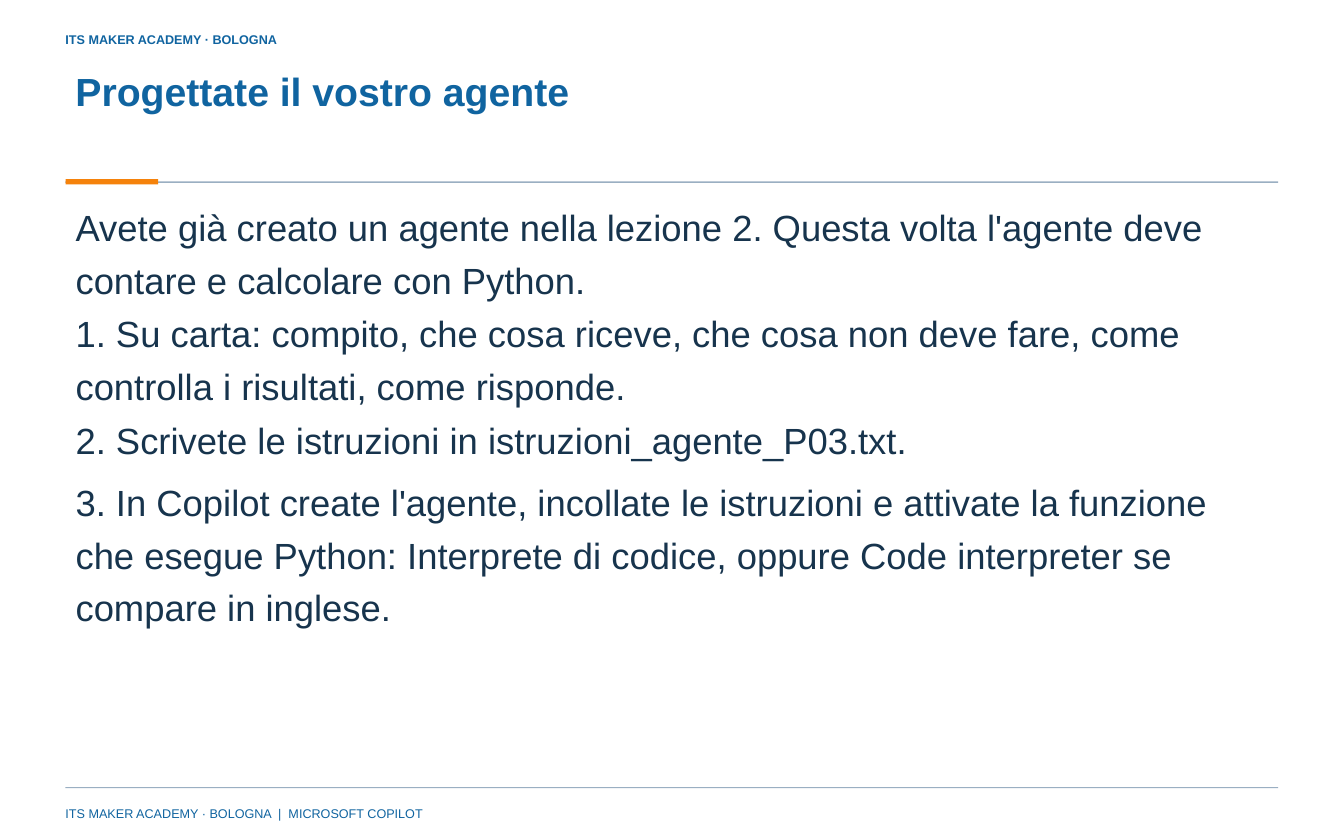
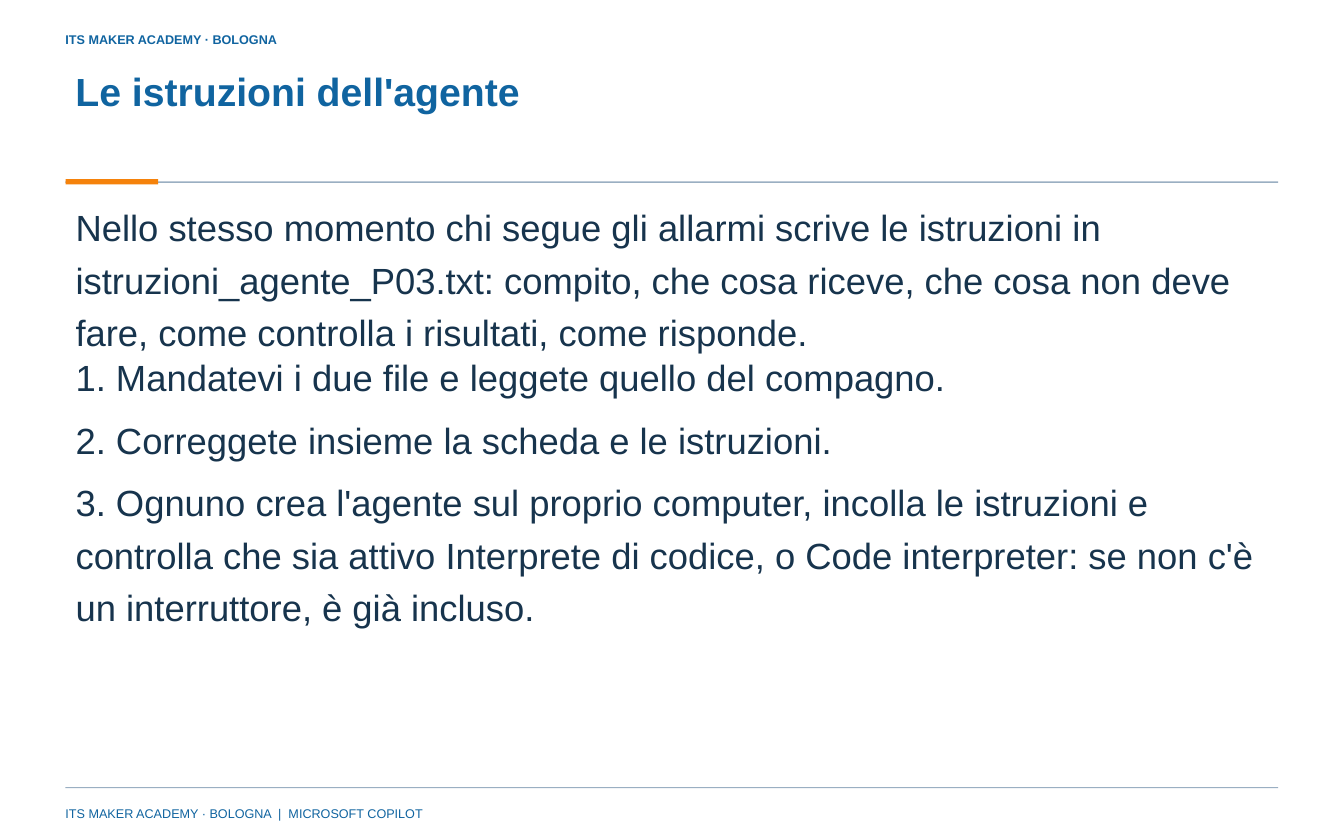
Before and after one commit to franzo9393/ITSCorso_UnslothStudio-Git, a slide deck: slide 12 of lezione 3 - RAG e calcolo deterministico/Lezione3_Blocco_appunti_e_agente_Python_P03_ITS_MAKER.pptx (slide 13 before the commit). Drawn at 1344x840 pixels with LibreOffice and Linux fonts; fonts in the diff are those of the drawing; background and template pictures are left out. Boxes give left, top, right and bottom in pixels: in the first picture for what was removed or moved away, otherwise in the second. Text is boxed around its words. In the diff, an @@ line names an element or a change of style, - is before the commit and + after.

```diff
--- a/lezione 3 - RAG e calcolo deterministico/Lezione3_Blocco_appunti_e_agente_Python_P03_ITS_MAKER.pptx
+++ b/lezione 3 - RAG e calcolo deterministico/Lezione3_Blocco_appunti_e_agente_Python_P03_ITS_MAKER.pptx
@@ title at [75, 77, 520, 114]: text changed @@
-Progettate il vostro agente
+Le istruzioni dell'agente
@@ text at [76, 214, 1230, 354]: text changed @@
-1. Su carta: compito, che cosa riceve, che cosa non deve fare, come controlla i risultati, come risponde.
+Nello stesso momento chi segue gli allarmi scrive le istruzioni in istruzioni_agente_P03.txt: compito, che cosa riceve, che cosa non deve fare, come controlla i risultati, come risponde.
@@ text removed at [76, 214, 1202, 301] @@
-Avete già creato un agente nella lezione 2. Questa volta l'agente deve contare e calcolare con Python.
@@ text added at [76, 364, 945, 399], 26 pt, text #17344D @@
+1. Mandatevi i due file e leggete quello del compagno.
@@ text at [76, 427, 832, 461]: text changed @@
-2. Scrivete le istruzioni in istruzioni_agente_P03.txt.
+2. Correggete insieme la scheda e le istruzioni.
@@ text at [76, 489, 1253, 629]: text changed @@
-3. In Copilot create l'agente, incollate le istruzioni e attivate la funzione che esegue Python: Interprete di codice, oppure Code interpreter se compare in inglese.
+3. Ognuno crea l'agente sul proprio computer, incolla le istruzioni e controlla che sia attivo Interprete di codice, o Code interpreter: se non c'è un interruttore, è già incluso.
```
Also in this commit, not shown: 6 other slides changed, 2 slides added, 3 slides removed, 16 other files.
